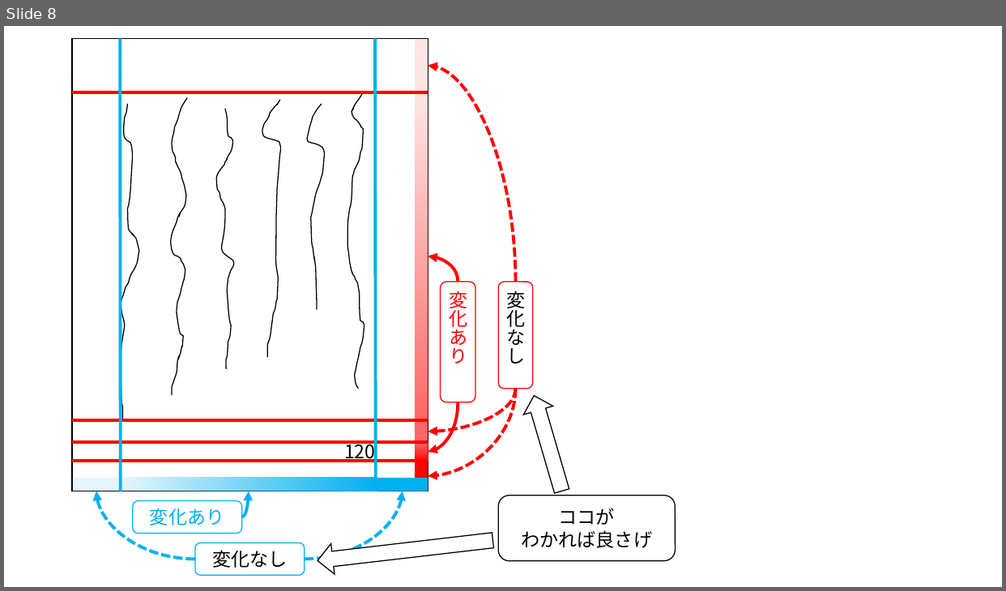
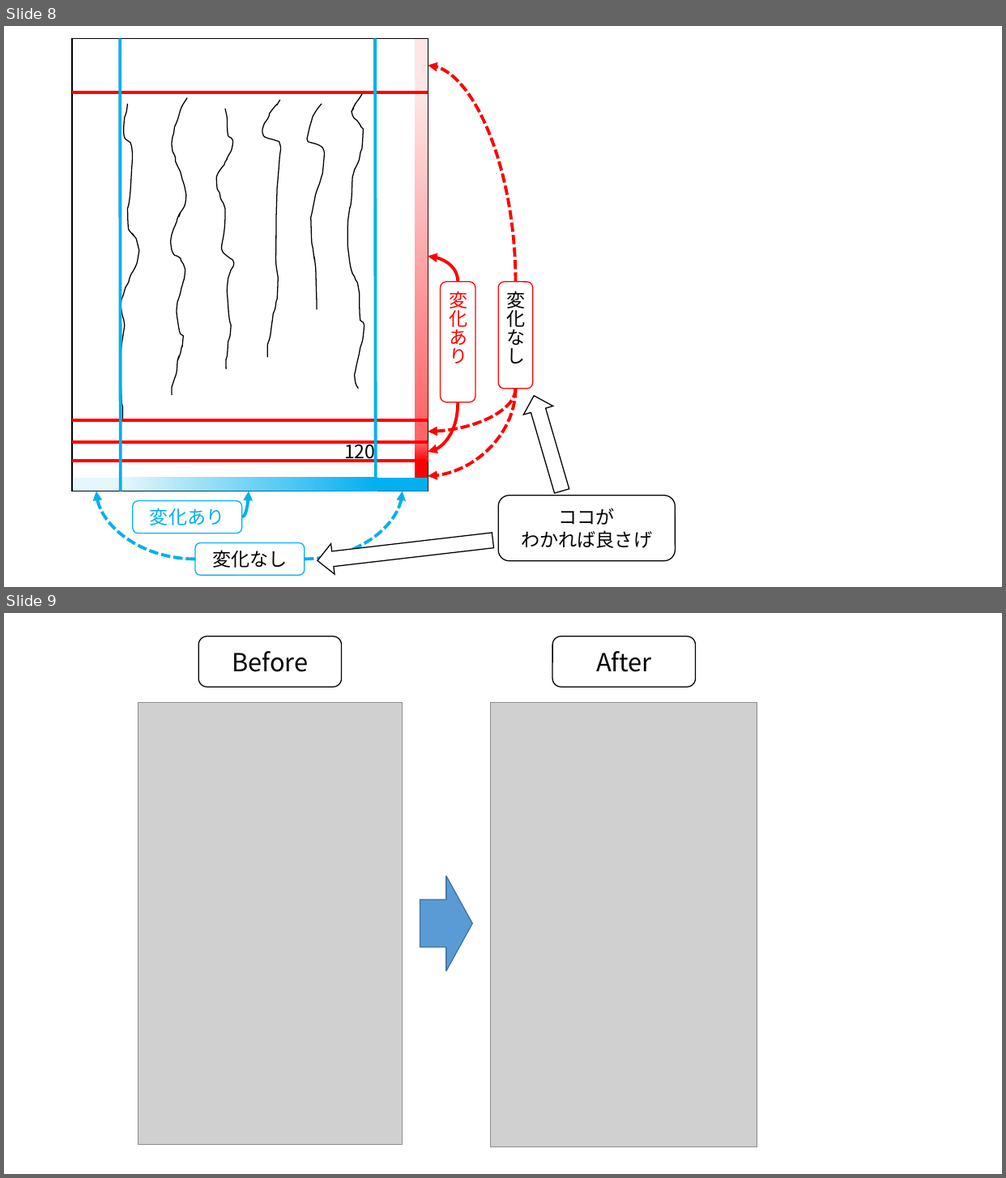
Before and after one commit to kyokushin/EBookChecker, a slide deck: documents_for_blog/blog.pptx. Shown one above the other, each under a label of ours: slide 8 before the commit, slides 8 and 9 after it. The pictures are 1006x591 and 1006x1178 pixels, drawn with LibreOffice and Linux fonts; fonts in the diff are those of the drawing; grey boxes stand for pictures. Boxes give left, top, right and bottom in pixels: in the first picture for what was removed or moved away, otherwise in the second. Text is boxed around its words. In the diff, an @@ line names an element or a change of style, - is before the commit and + after.

```diff
--- a/documents_for_blog/blog.pptx
+++ b/documents_for_blog/blog.pptx
@@ slide 9 added at (4, 613, 1002, 1174), background #FFFFFF @@
@@ rounded rectangle added at (198, 636, 342, 687), fill #FFFFFF, outline #000000 1 pt, 24 pt, text #000000 @@
+Before
@@ rounded rectangle added at (552, 636, 696, 687), fill #FFFFFF, outline #000000 1 pt, 24 pt, text #000000 @@
+After
@@ picture added at (138, 702, 402, 1145) @@
@@ picture added at (491, 702, 757, 1148) @@
@@ right arrow added at (420, 875, 473, 971), fill #5B9BD5, outline #43739E 1 pt @@
```
Also in this commit, not shown: 5 other files.
